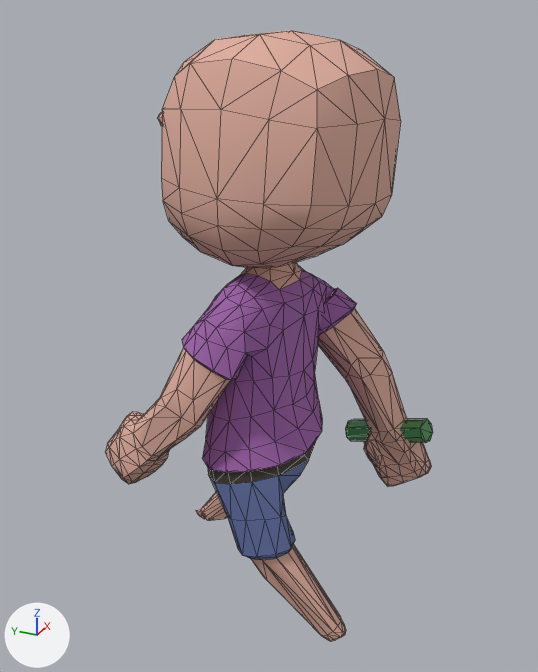
One commit to the glTF model assets/monsters/robot_spitter/robot_spitter.glb: the scene before it, then after it.
Before and after are seen from a 50 mm lens placed at (-1.852, -0.844, 1.832), pointed at (0.014, -0.004, 0.899). Lighting does not change. The marker at lower left points along +X, +Y and +Z. The older version comes first. Mesh edges are drawn as thin lines. Vertices at exactly the same position are counted once.

The scene before the commit, as lines of its bpy script (objects in view):
```python
mat_skin = principled_material('Skin')
mat_skin.base_color = (0.74, 0.42, 0.34)  # beige #dfad9e
mat_skin.roughness = 0.8
me_cube_001 = bpy.data.meshes.new('Cube.001')
me_cube_001.from_pydata(...)  # 952 vertices, 1876 faces; spans x -0.33..0.33, y -0.48..0.48, z 0.0..1.75
# faces by material slot: [931, 387, 188, 38, 304, 28]
me_cube_001.materials.append(mat_skin)  # beige #dfad9e
me_cube_001.materials.append(mat_shirt)  # purple #9e61aa
me_cube_001.materials.append(mat_pants)  # blue #616fa2
me_cube_001.materials.append(mat_belt)  # brown #3f3830
me_cube_001.materials.append(mat_face)  # beige #dfad9e
me_cube_001.materials.append(mat_lahev)  # green #509559
ob_robot_spitter = bpy.data.objects.new('robot_spitter', me_cube_001)
ob_robot_spitter.location = (0.0, 0.0, 0.0)
```
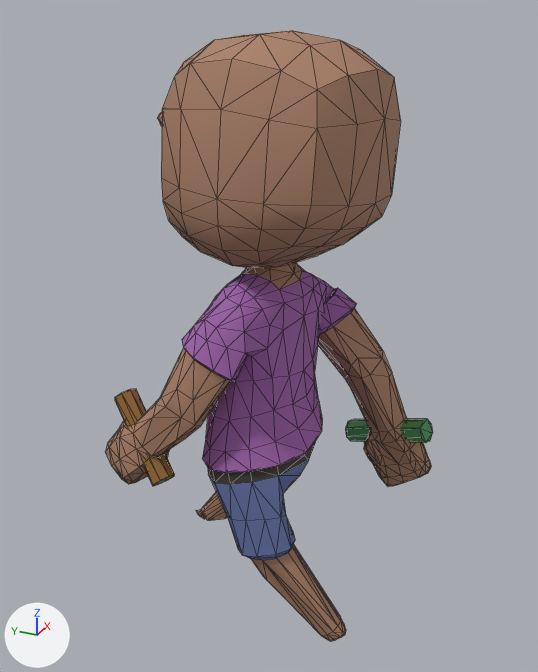
Diff of the bpy script that builds the scene:
```diff
--- a/assets/monsters/robot_spitter/robot_spitter.glb.py
+++ b/assets/monsters/robot_spitter/robot_spitter.glb.py
@@ mat_skin @@
 mat_skin = principled_material('Skin')
-mat_skin.base_color = (0.74, 0.42, 0.34)  # beige #dfad9e
+mat_skin.base_color = (0.402, 0.216, 0.138)  # brown #aa8068
 mat_skin.roughness = 0.8
@@ mat_pivo @@
+mat_pivo = principled_material('Pivo')
+mat_pivo.base_color = (0.28, 0.13, 0.03)  # brown #906530
+mat_pivo.roughness = 0.2
@@ me_cube_001 @@
 # used by ob_robot_spitter; location = (0.0, 0.0, 0.0)
-me_cube_001.from_pydata(...)  # 952 vertices, 1876 faces; spans x -0.33..0.33, y -0.48..0.48, z 0.0..1.75
+me_cube_001.from_pydata(...)  # 968 vertices, 1904 faces; spans x -0.33..0.33, y -0.48..0.48, z 0.0..1.75
+# me_cube_001 part 1: the loose piece of 16 vertices spanning x 0.17..0.31, y -0.48..-0.18, z 0.44..0.61 is copied, and the copy is multiplied about its middle by the matrix ((-0.823, 0.561, -0.09), (0.469, 0.759, 0.451), (0.322, 0.329, -0.888)), then moved by (-0.46, 0.64, 0.08), in mat_pivo (brown #906530); it spans x -0.31..-0.14, y 0.19..0.43, z 0.47..0.73
+# me_cube_001 part 2: 80 faces spanning x -0.23..0.33, y -0.04..0.26, z 1.09..1.74 switch from mat_skin (beige #dfad9e) to mat_face
 me_cube_001.materials.append(mat_shirt)
@@ me_cube_001 @@
 me_cube_001.materials.append(mat_lahev)
+me_cube_001.materials.append(mat_pivo)  # brown #906530
```

Pixel boxes (x1, y1, x2, y2) of what changed, in the pictures (538 x 672 px):
'robot_spitter', recoloured, reshaped (darker)
    both: (105, 30, 433, 642)
part 1 of me_cube_001, added (brown)
    after: (115, 389, 175, 486)
part 2 of me_cube_001, recoloured
    both: (161, 42, 252, 273)
